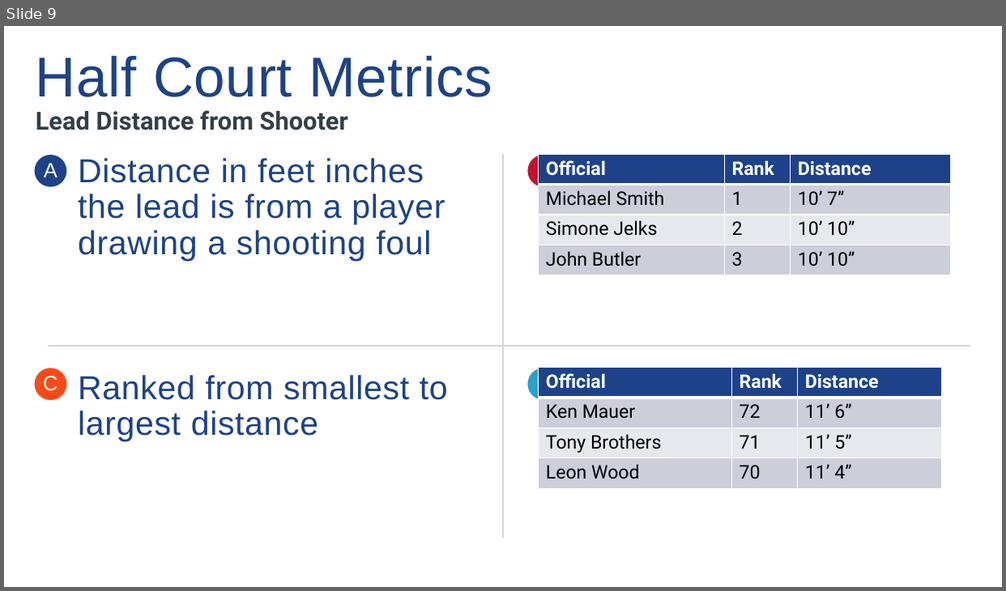
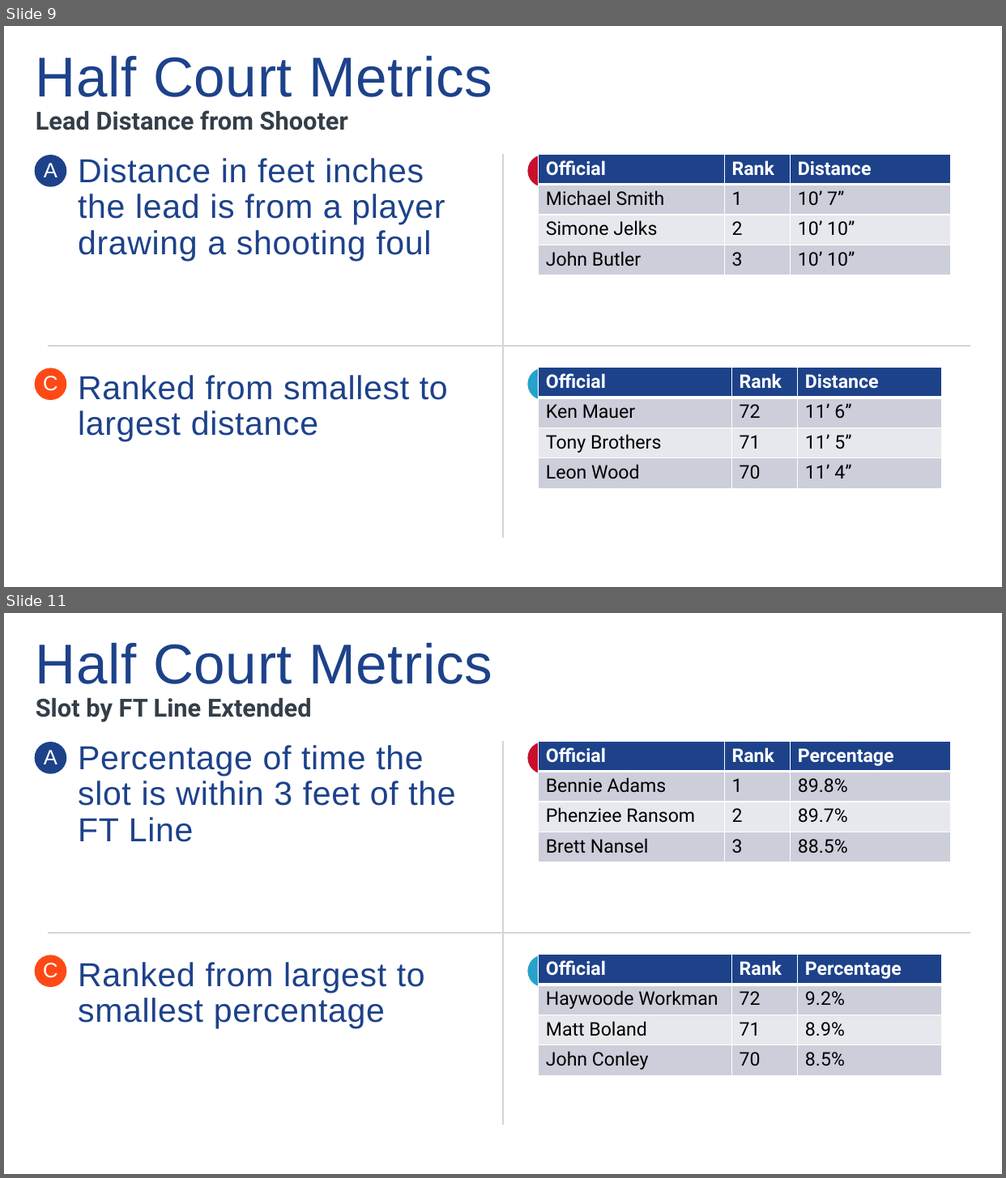
Before and after one commit to AElborolosyNBA/ref_tracking_metrics, a slide deck: docs/Tracking_Metrics.pptx. Shown one above the other, each under a label of ours: slide 9 before the commit, slides 9 and 11 after it; the slides between them are not shown. The pictures are 1006x591 and 1006x1178 pixels, drawn with LibreOffice and Linux fonts; fonts in the diff are those of the drawing. Boxes give left, top, right and bottom in pixels: in the first picture for what was removed or moved away, otherwise in the second. Text is boxed around its words. In the diff, an @@ line names an element or a change of style, - is before the commit and + after.

Commit message:
Initial process automation and metric renaming completed.

```diff
--- a/docs/Tracking_Metrics.pptx
+++ b/docs/Tracking_Metrics.pptx
@@ slide 11 added at box(4, 613, 1002, 1174), background #FFFFFF; not listed: 2 template elements that a slide beside it also shows @@
@@ title added at box(36, 642, 492, 684), 54 pt, text #1D428A @@
+Half Court Metrics
@@ subtitle added at box(36, 698, 312, 722), 24 pt, text #333E48, bold @@
+Slot by FT Line Extended
@@ text added at box(78, 745, 455, 1029), 32 pt, text #1D428A @@
+Percentage of time the slot is within 3 feet of the FT Line
+Ranked from largest to smallest percentage
@@ table added at box(539, 741, 951, 862), 4 rows, 3 columns @@
+Official | Rank | Percentage
+Bennie Adams | 1 | 89.8%
+Phenziee Ransom | 2 | 89.7%
+Brett Nansel | 3 | 88.5%
@@ table added at box(539, 954, 941, 1076), 4 rows, 3 columns @@
+Official | Rank | Percentage
+Haywoode Workman | 72 | 9.2%
+Matt Boland | 71 | 8.9%
+John Conley | 70 | 8.5%
```
Also in this commit, not shown: 3 slides changed, 1 other slide added, 11 other files.
